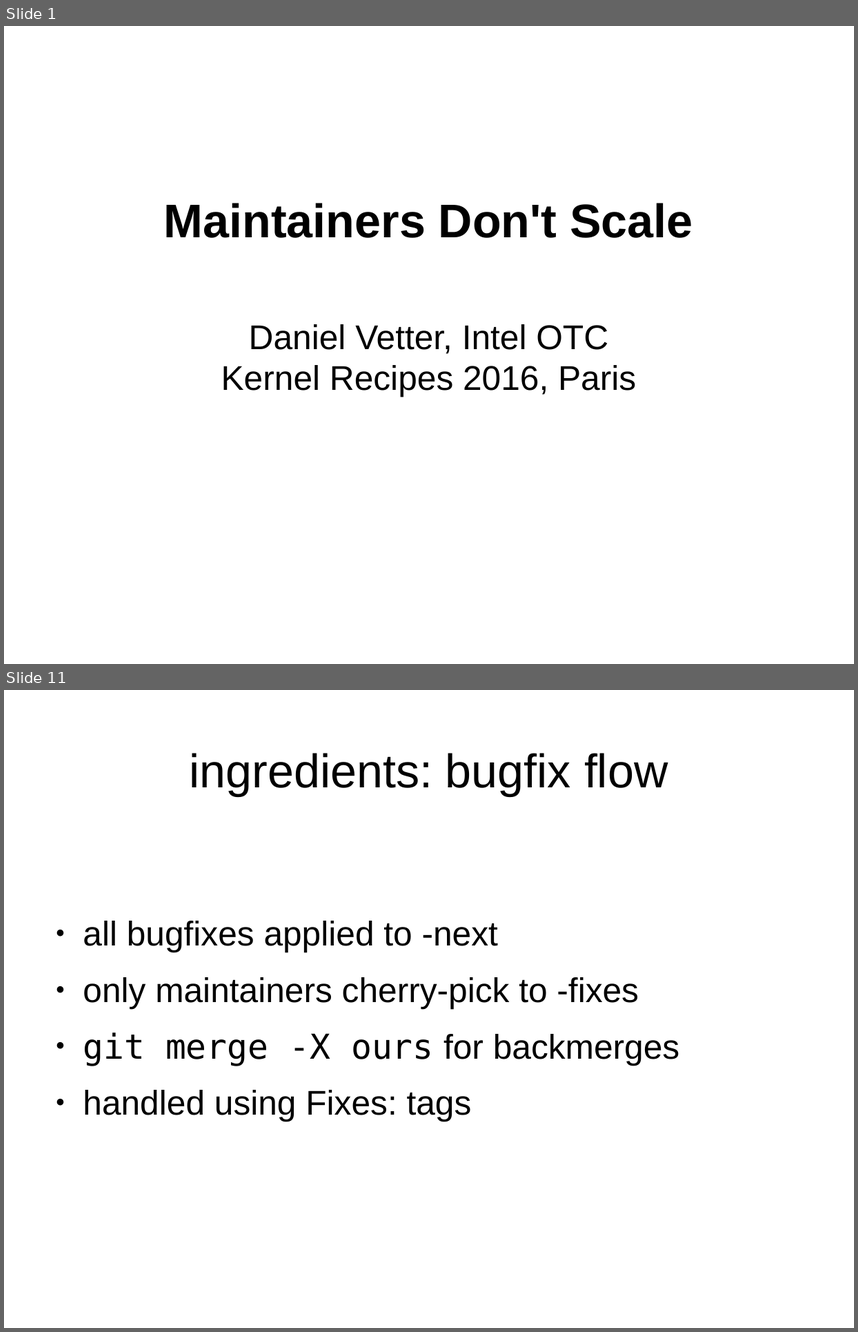
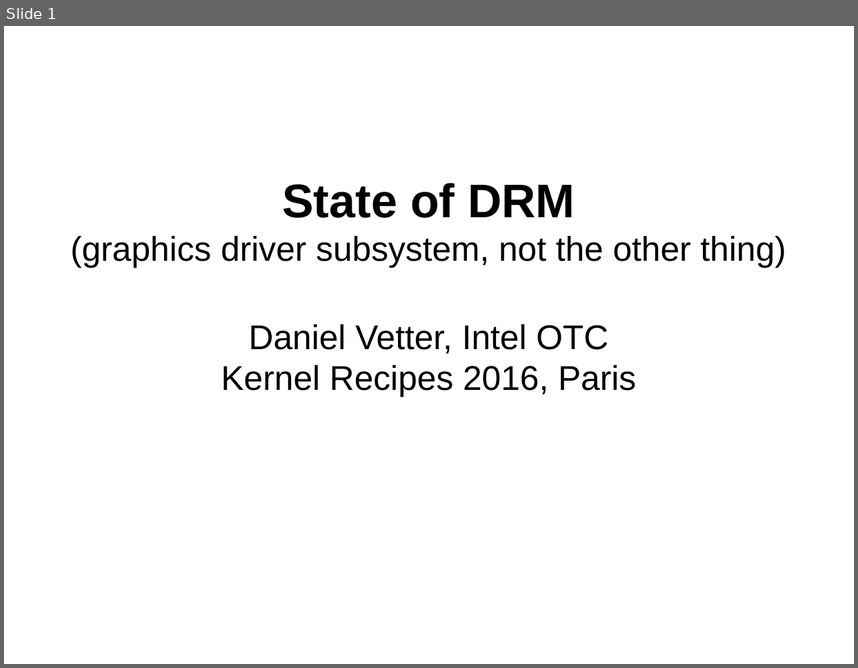
Before and after one commit to danvet/danvet.github.io, a slide deck: slides/kernel-recipes-2016-state-of-drm.odp. Shown one above the other, each under a label of ours: slides 1 and 11 before the commit, slide 1 after it; the slides between them are not shown. The pictures are 858x1332 and 858x668 pixels, drawn with LibreOffice and Linux fonts; fonts in the diff are those of the drawing. Boxes give left, top, right and bottom in pixels: in the first picture for what was removed or moved away, otherwise in the second. Text is boxed around its words. In the diff, an @@ line names an element or a change of style, - is before the commit and + after.

```diff
--- a/slides/kernel-recipes-2016-state-of-drm.odp
+++ b/slides/kernel-recipes-2016-state-of-drm.odp
@@ slide 11 removed at bbox=[4, 690, 854, 1328], background #FFFFFF @@
@@ title removed at bbox=[189, 753, 668, 796] @@
-ingredients: bugfix flow
@@ text removed at bbox=[83, 920, 680, 1121] @@
-● all bugfixes applied to -next
-● only maintainers cherry-pick to -fixes
-● git merge -X ours for backmerges
-● handled using Fixes: tags
@@ slide 1 changed as well @@
@@ title at bbox=[70, 183, 786, 267]: text changed; size 44 to 32 pt; bold off @@
-Maintainers Don't Scale
+State of DRM
+(graphics driver subsystem, not the other thing)
```
Also in this commit, not shown: 1 other slide changed, 19 slides added, 9 other slides removed, 1 other file.
